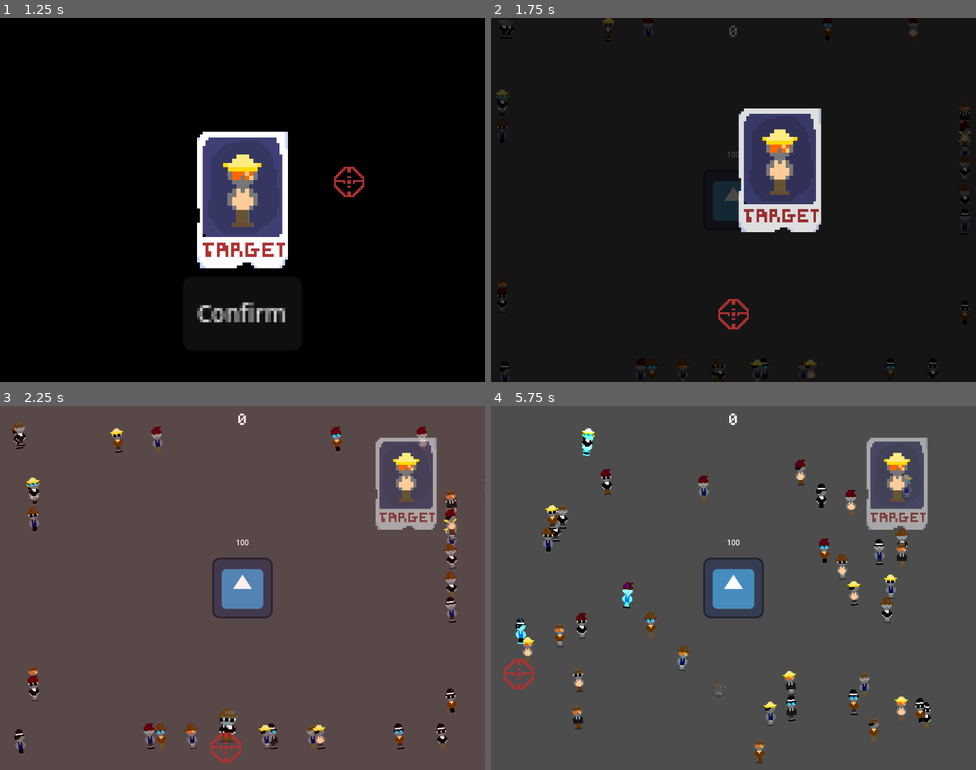
Above: before the commit, frames 1-4 (two rows, left to right).
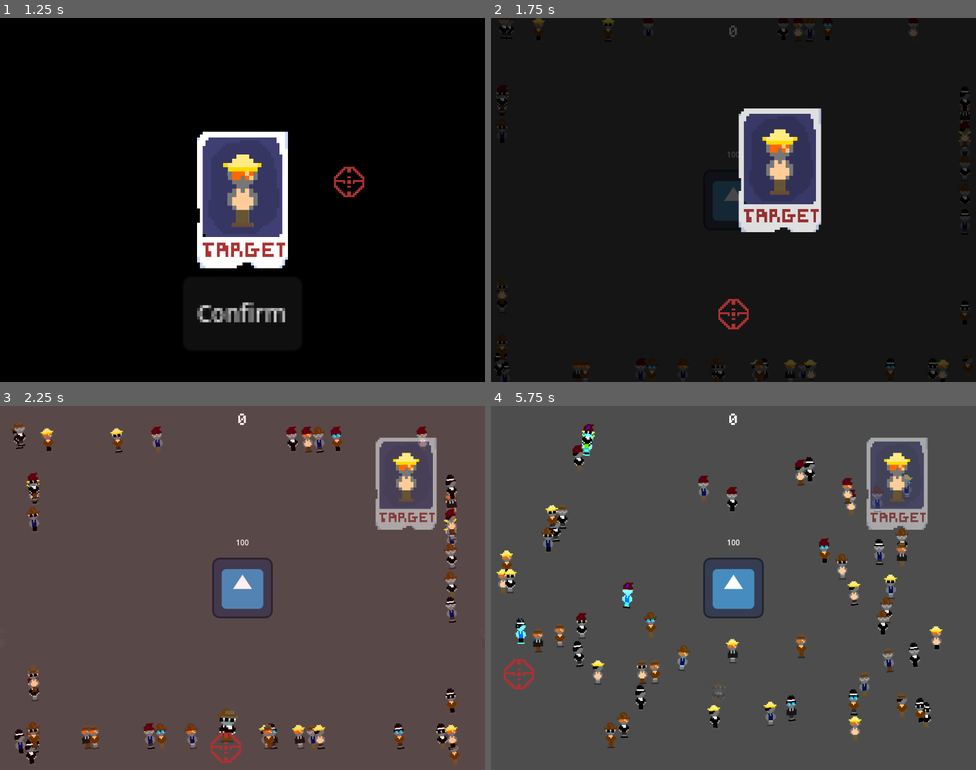
Above: after the commit, the same moments.

Repository: SamuelScerri/Score-Space-Jam
Game: Godot game, scene res://Game Area.tscn
Two runs of this game, one before a commit and one after it. Both use one fixed random seed, a clock stepped at 60 frames per second and the inputs below. The engine's default icon, where the game draws it, is replaced by a stand-in: a white triangle on a blue panel in a dark square.
Inputs (mouse positions are in pixels of both pictures, inside the frame that each line leads up to):
- Up to frame 1 (1.25 s): move the mouse to (349, 181) at 0.52 s; click (349, 181) at 0.6 s
- Up to frame 2 (1.75 s): click "Confirm" at 1.25 s
- Up to frame 3 (2.25 s): move the mouse to (227, 748) at 2.02 s; click (227, 748) at 2.1 s
- Up to frame 4 (5.75 s): move the mouse to (685, 711) at 2.77 s; click (685, 711) at 2.85 s; move the mouse to (583, 493) at 3.52 s; click (583, 493) at 3.6 s; move the mouse to (631, 649) at 4.27 s; click (631, 649) at 4.35 s; move the mouse to (520, 675) at 5.02 s; click (520, 675) at 5.1 s

Frame 1 is identical in both runs. In frame 2, 0.5% of the frame differs, in the area x 0-99%, y 0-100%; in frame 3, 1.4%; in frame 4, 3.4%, in the area x 1-94%, y 5-99%.

Commit message:
Minor Changes

Diff:
--- a/Game Area.gd
+++ b/Game Area.gd
@@ -6,7 +6,7 @@
 @onready var camera = $Camera
 @onready var shake_duration = $Shake
 
-@export var max_citizens_in_area = 32
+@export var max_citizens_in_area = 48
 @export var enemy_chance_percentage = .2
 
 @export var citizen_node: PackedScene
--- a/project.godot
+++ b/project.godot
@@ -23,6 +23,7 @@
 
 window/size/viewport_width=1024
 window/size/viewport_height=768
+window/size/mode=4
 window/size/resizable=false
 window/stretch/mode="viewport"
 
